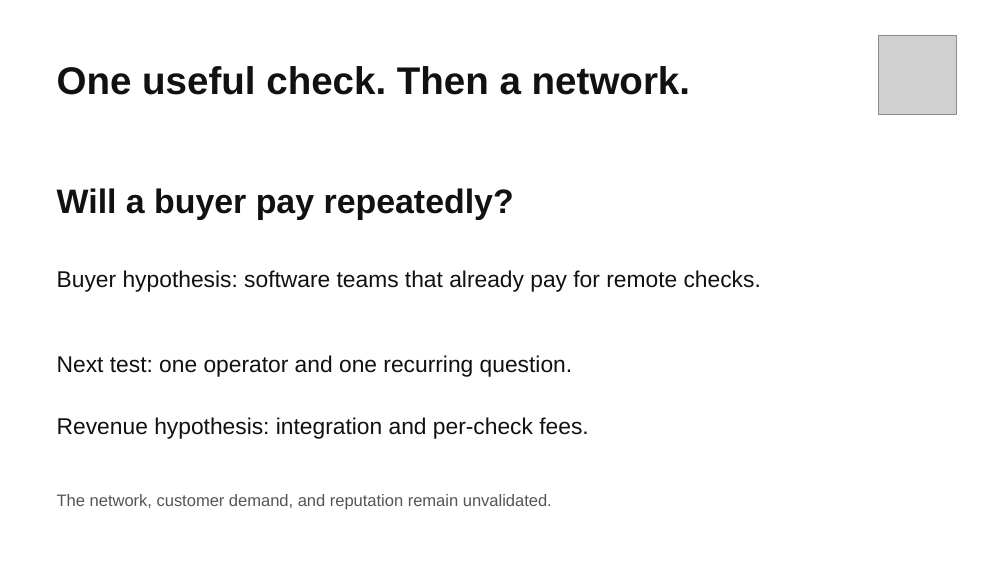
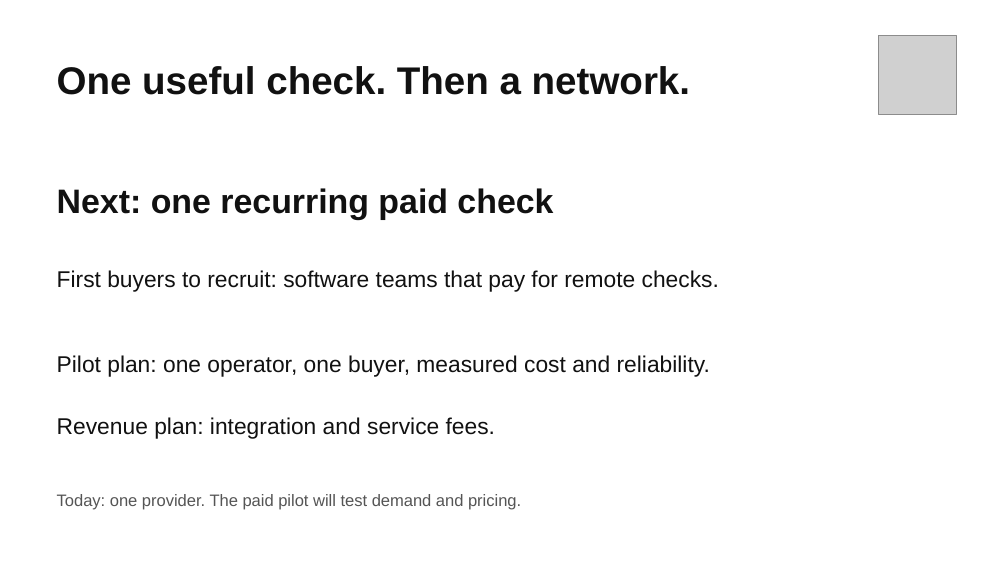
Before and after one commit to epicexcelsior/fieldproof, a slide deck: slide 5 of docs/competition/fieldproof-pitch.pptx. Drawn at 1008x567 pixels with LibreOffice and Linux fonts; fonts in the diff are those of the drawing; grey boxes stand for pictures. Boxes give left, top, right and bottom in pixels: in the first picture for what was removed or moved away, otherwise in the second. Text is boxed around its words. In the diff, an @@ line names an element or a change of style, - is before the commit and + after.

Commit message:
copy: state the pilot plan clearly in the pitch and review

```diff
--- a/docs/competition/fieldproof-pitch.pptx
+++ b/docs/competition/fieldproof-pitch.pptx
@@ text at (x1=57, y1=188, x2=553, y2=220): text changed @@
-Will a buyer pay repeatedly?
+Next: one recurring paid check
@@ text at (x1=57, y1=270, x2=719, y2=292): text changed @@
-Buyer hypothesis: software teams that already pay for remote checks.
+First buyers to recruit: software teams that pay for remote checks.
@@ text at (x1=57, y1=355, x2=710, y2=377): text changed @@
-Next test: one operator and one recurring question.
+Pilot plan: one operator, one buyer, measured cost and reliability.
@@ text at (x1=57, y1=417, x2=495, y2=439): text changed @@
-Revenue hypothesis: integration and per-check fees.
+Revenue plan: integration and service fees.
@@ text at (x1=57, y1=494, x2=521, y2=510): text changed @@
-The network, customer demand, and reputation remain unvalidated.
+Today: one provider. The paid pilot will test demand and pricing.
```
Also in this commit, not shown: 1 other slide changed, 4 other files.
